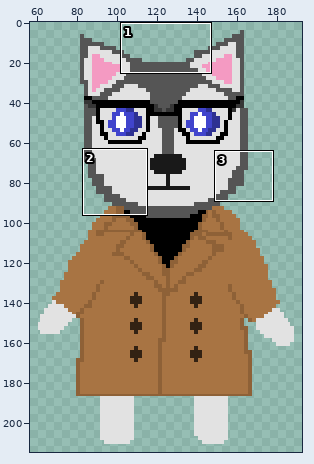
File history of a sprite sheet, sprites/spr_player/ff52f52f-2358-4bc4-8605-3690d213b419.png. Above: a wide view before the commit, with the close-up outlined.
Close-up. Before the commit:
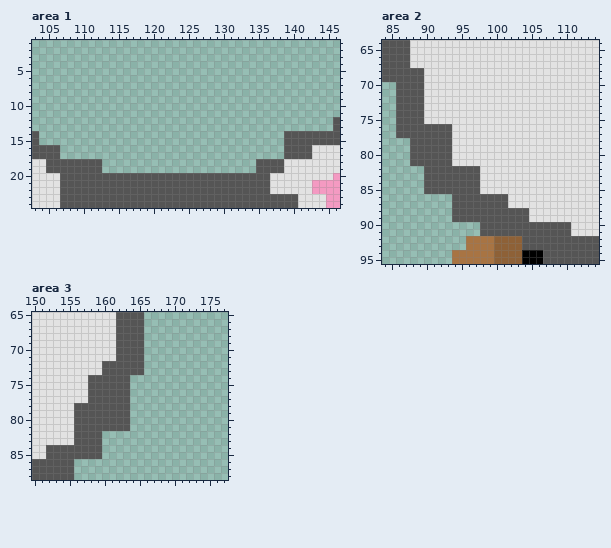
The file is 250x250 pixels. Shown: area 1: x 103..146, y 1..24; area 2: x 84..114, y 64..95; area 3: x 150..177, y 65..88. The wide view leaves out empty margins.
After the commit:
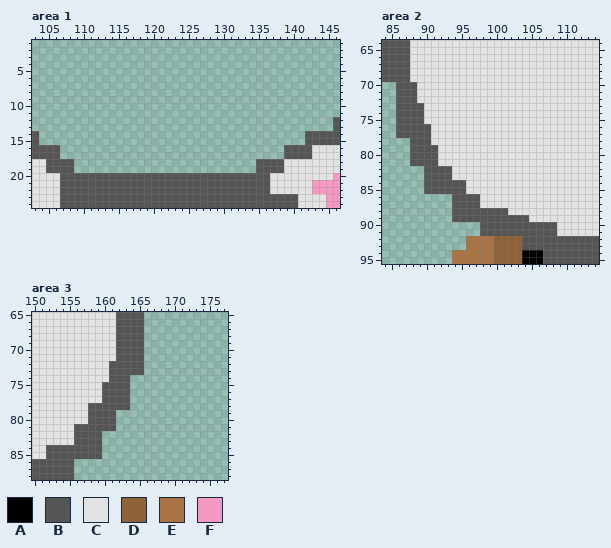
Palette (. is transparent): A #000000  B #555555  C #e2e2e2  D #8e6137  E #a87443  F #f49ac2
The exact change:
Area 1:
The edit erases colour B in rows 14 to 15 at x 139 to 141; in rows 18 to 19 at x 109 to 112.
Area 2:
The author changed colour B to colour C in rows 68 to 69 at x 88 to 89; in rows 70 to 72 at x 89; in rows 76 to 78 at x 91 to 93; in rows 79 to 81 at x 92 to 93; in rows 82 to 83 at x 94 to 97; in rows 84 to 85 at x 96 to 97.
The author changed colour B to colour C in rows 86 to 87 at x 98 to 101; in row 88 at x 102 to 104; in rows 90 to 91 at x 109 to 110.
Area 3:
The author changed colour B to colour C in rows 72 to 73 at x 160; in row 74 at x 158 to 160; in rows 75 to 77 at x 158 to 159; in rows 78 to 80 at x 156 to 157.
The edit erases colour B in rows 79 to 81 at x 162 to 163.
